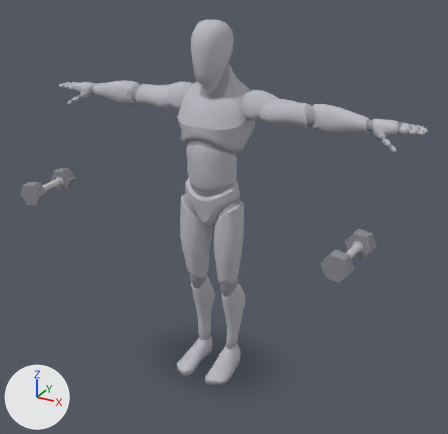
The glTF model app/src/main/assets/mannequins/bent_over_reverse_db_flye.glb, before and after one commit.
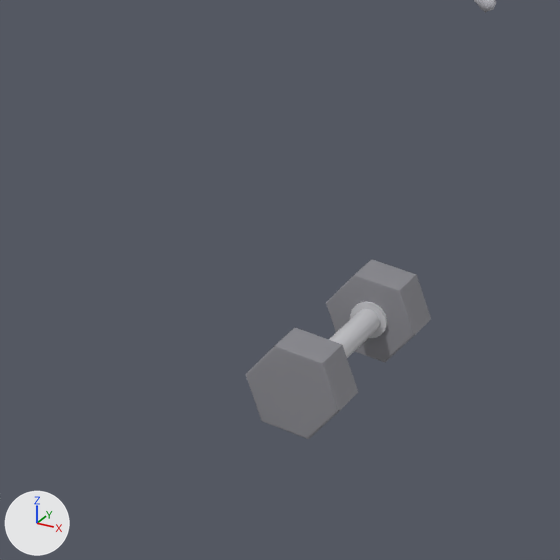
The first picture shows the older version from a camera (50 mm lens) standing at (1.43, -2.49, 2.13) and looking at (0.06, 0.0, 0.89). The close-ups show the older and then the newer version on the part from 55% to 93% of the width and 34% to 74% of the height of that picture. Only the edits that show in the close-ups are written down. Arrows for +X, +Y and +Z are at lower left; the lights stay in place.

The first close-up shows 'dumbbell_l_0', 'dumbbell_l_2', 'dumbbell_l_4' and 2 more.
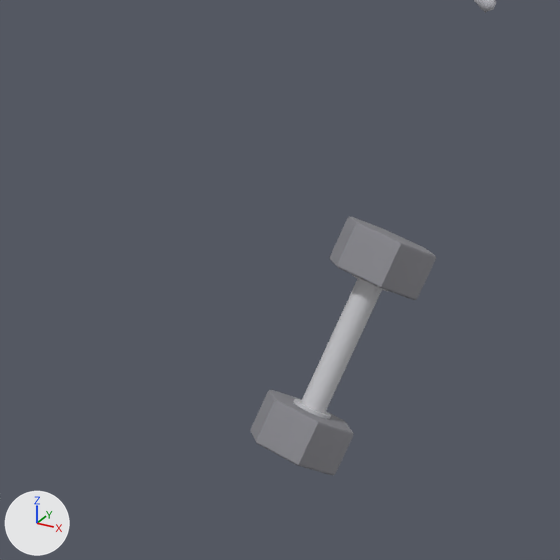
ob_dumbbell_l is not drawn itself; it is the parent of ob_dumbbell_l_0, ob_dumbbell_l_1, ob_dumbbell_l_2, ob_dumbbell_l_3, ob_dumbbell_l_4.

Boxes [x1, y1, x2, y2] around the edits, measured in the close-ups (560 x 560 px):
```json
{"object": "dumbbell_l_4", "change": "turned", "before": [246, 328, 358, 439], "after": [251, 390, 353, 476]}
{"object": "dumbbell_l_2", "change": "turned", "before": [326, 259, 431, 362], "after": [330, 216, 436, 300]}
{"object": "dumbbell_l_0", "change": "turned", "before": [329, 309, 380, 358], "after": [301, 279, 382, 413]}
{"object": "dumbbell_l_1", "change": "turned", "before": [350, 301, 387, 338], "after": [352, 275, 388, 291]}
{"object": "dumbbell_l_3", "change": "turned", "after": [294, 399, 331, 419], "on screen": "not visible before"}
```

Edits to the scene script, one JSON object a line:
```json
{"op": "set", "path": "ob_dumbbell_l.rotation_euler", "old": "(3.045, -0.00784, -1.651)", "new": "(-0.392, 2.048, 1.057)", "note": "degrees (174, -0.4, -95) -> degrees (-22, 117, 61)"}
```
